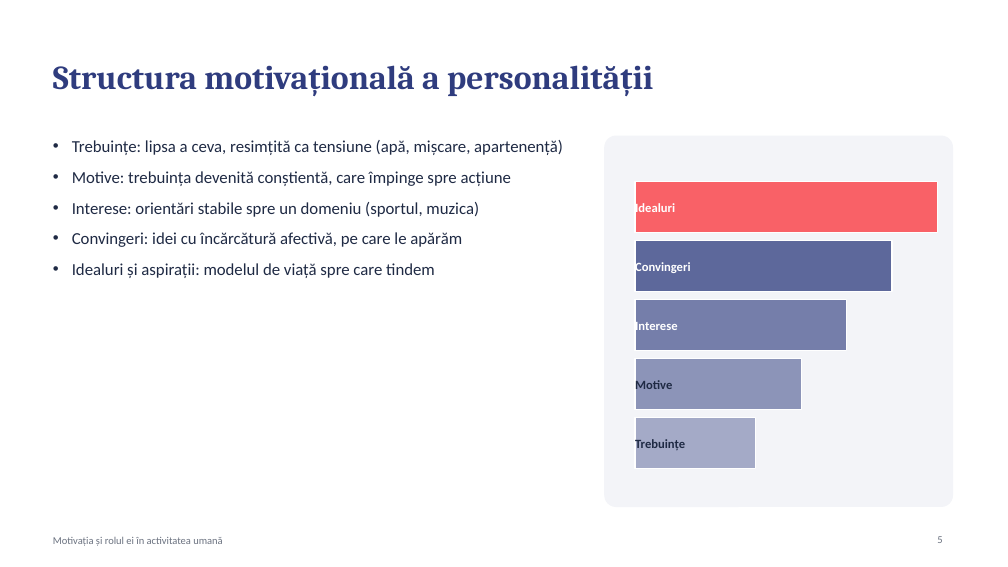
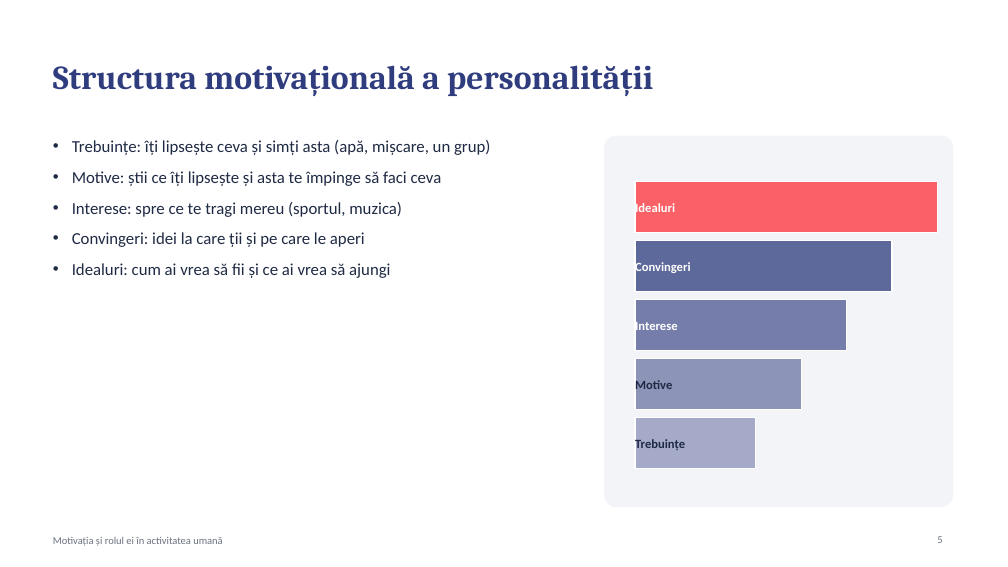
Before and after one commit to uskatu/aplicatie-autorulate, a slide deck: slide 5 of transfer/Motivatia_Proiect_Grupa5104.pptx. Drawn at 1008x567 pixels with LibreOffice and Linux fonts; fonts in the diff are those of the drawing. Boxes give left, top, right and bottom in pixels: in the first picture for what was removed or moved away, otherwise in the second. Text is boxed around its words. In the diff, an @@ line names an element or a change of style, - is before the commit and + after.

```diff
--- a/transfer/Motivatia_Proiect_Grupa5104.pptx
+++ b/transfer/Motivatia_Proiect_Grupa5104.pptx
@@ text at [72, 140, 490, 278]: text changed @@
-• Trebuințe: lipsa a ceva, resimțită ca tensiune (apă, mișcare, apartenență)
-• Motive: trebuința devenită conștientă, care împinge spre acțiune
-• Interese: orientări stabile spre un domeniu (sportul, muzica)
-• Convingeri: idei cu încărcătură afectivă, pe care le apărăm
-• Idealuri și aspirații: modelul de viață spre care tindem
+• Trebuințe: îți lipsește ceva și simți asta (apă, mișcare, un grup)
+• Motive: știi ce îți lipsește și asta te împinge să faci ceva
+• Interese: spre ce te tragi mereu (sportul, muzica)
+• Convingeri: idei la care ții și pe care le aperi
+• Idealuri: cum ai vrea să fii și ce ai vrea să ajungi
```
Also in this commit, not shown: 20 other slides changed, 1 other file.
